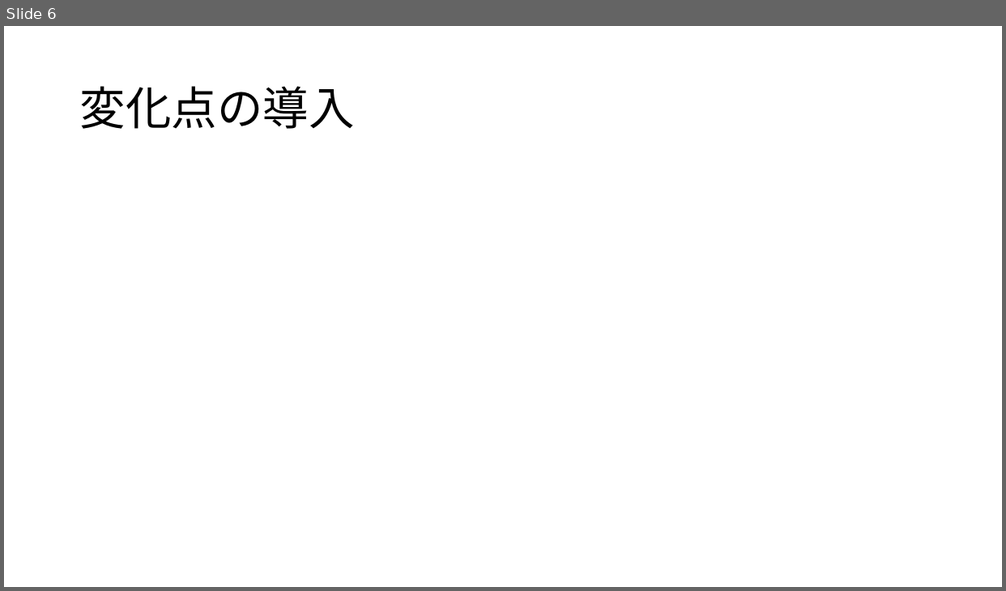
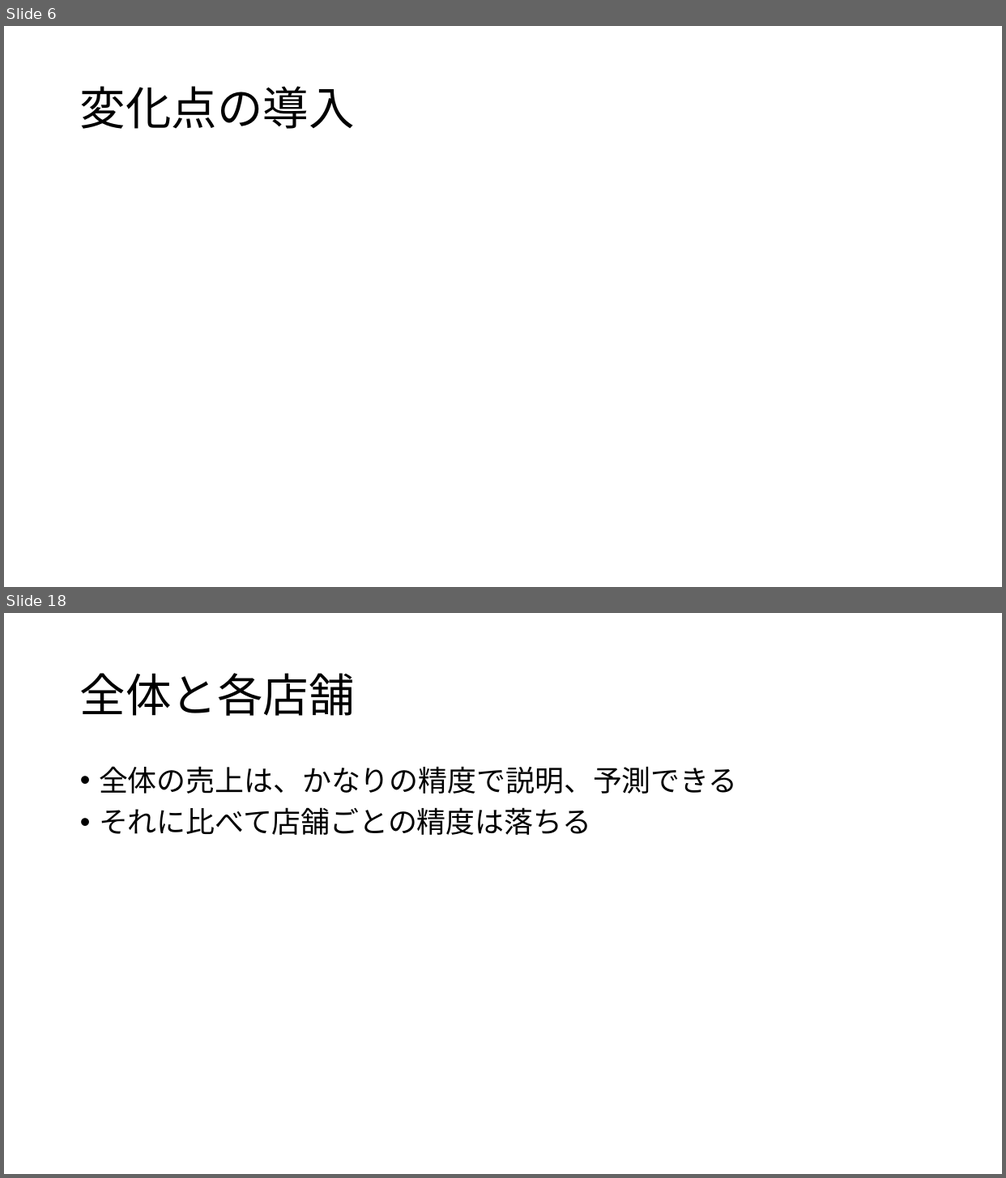
Before and after one commit to kur0cky/DA2017, a slide deck: 最終報告/1.pptx. Shown one above the other, each under a label of ours: slide 6 before the commit, slides 6 and 18 after it; the slides between them are not shown. The pictures are 1006x591 and 1006x1178 pixels, drawn with LibreOffice and Linux fonts; fonts in the diff are those of the drawing; grey boxes stand for pictures. Boxes give left, top, right and bottom in pixels: in the first picture for what was removed or moved away, otherwise in the second. Text is boxed around its words. In the diff, an @@ line names an element or a change of style, - is before the commit and + after.

Commit message:
slide updating

```diff
--- a/最終報告/1.pptx
+++ b/最終報告/1.pptx
@@ slide 18 added at (4,613,1002,1174), background #FFFFFF @@
@@ title added at (80,673,355,716), 44 pt, text #000000 @@
+全体と各店舗
@@ text added at (99,766,738,835), 28 pt, text #000000 @@
+• 全体の売上は、かなりの精度で説明、予測できる
+• それに比べて店舗ごとの精度は落ちる
```
Also in this commit, not shown: 9 other slides added, 1 slide removed.
